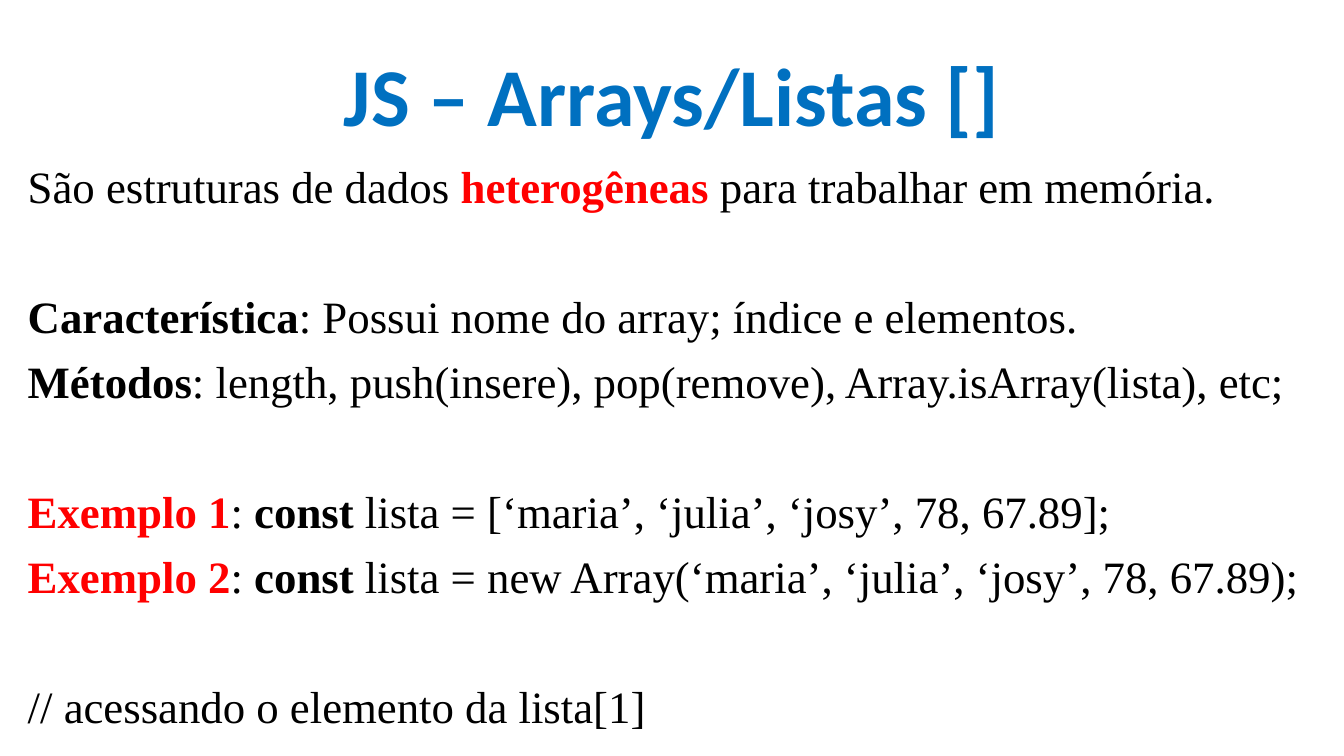
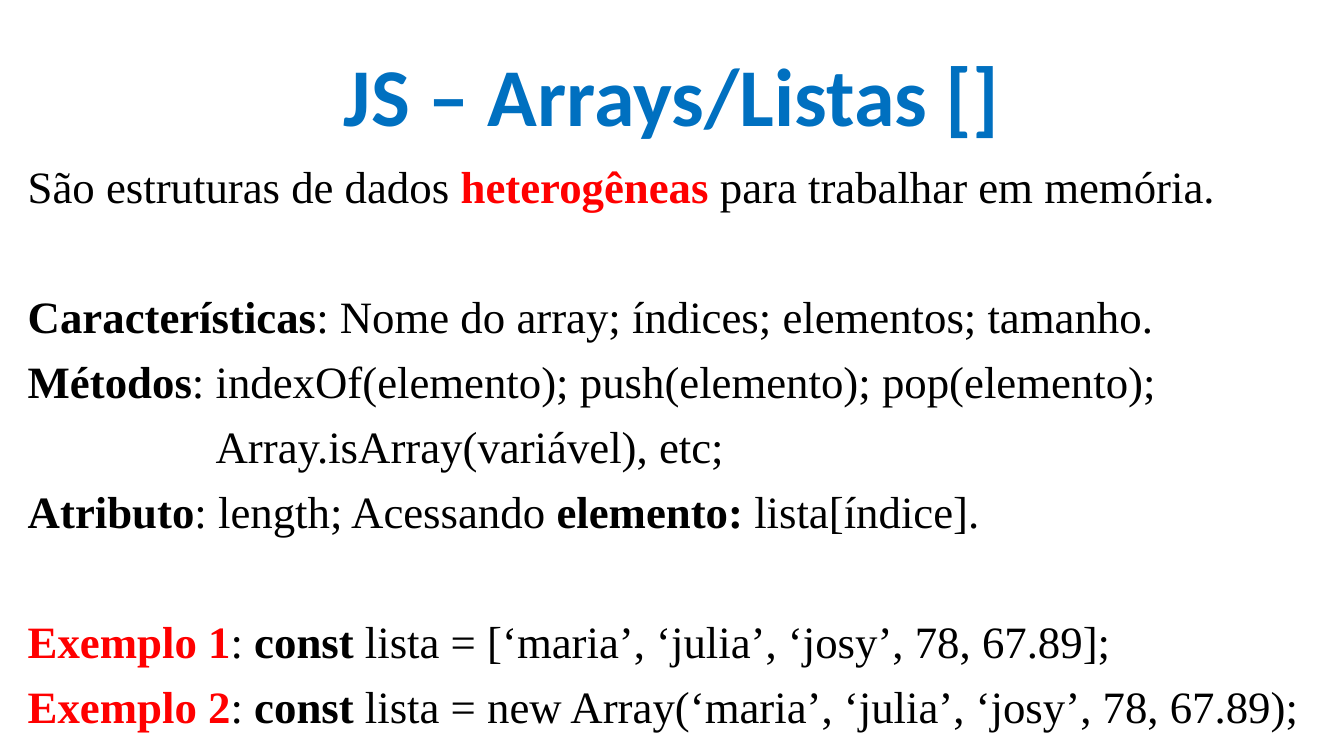
Before and after one commit to CloudEducationBrazil/WydenDesenvolvimentoWebPHP, a slide deck: slide 16 of 01 Classes/Aula 09 Desenvolvimento Web PHP - JS.pptx (slide 14 before the commit). Drawn at 1344x756 pixels with LibreOffice and Linux fonts; fonts in the diff are those of the drawing; background and template pictures are left out. Boxes give left, top, right and bottom in pixels: in the first picture for what was removed or moved away, otherwise in the second. Text is boxed around its words. In the diff, an @@ line names an element or a change of style, - is before the commit and + after.

```diff
--- a/01 Classes/Aula 09 Desenvolvimento Web PHP - JS.pptx
+++ b/01 Classes/Aula 09 Desenvolvimento Web PHP - JS.pptx
@@ text at <box>28,301,1156,538</box>: text changed @@
-Característica: Possui nome do array; índice e elementos.
-Métodos: length, push(insere), pop(remove), Array.isArray(lista), etc;
+Características: Nome do array; índices; elementos; tamanho.
+Métodos: indexOf(elemento); push(elemento); pop(elemento);
+Array.isArray(variável), etc;
+Atributo: length; Acessando elemento: lista[índice].
@@ text at <box>64,692,646,729</box>: paragraph removed @@
-// acessando o elemento da lista[1]
```
Also in this commit, not shown: 8 other slides changed, 2 slides added, 1 other file.
